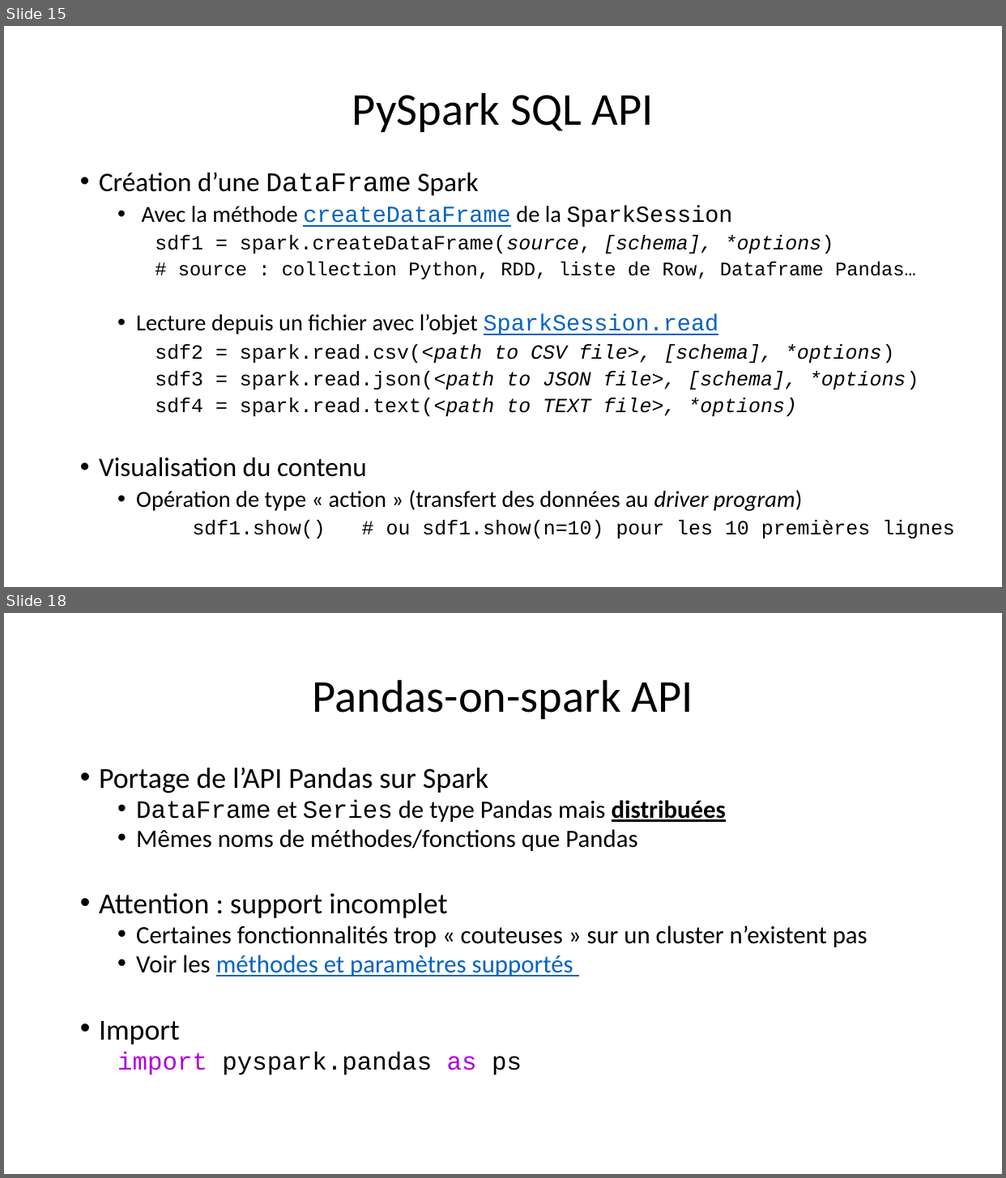
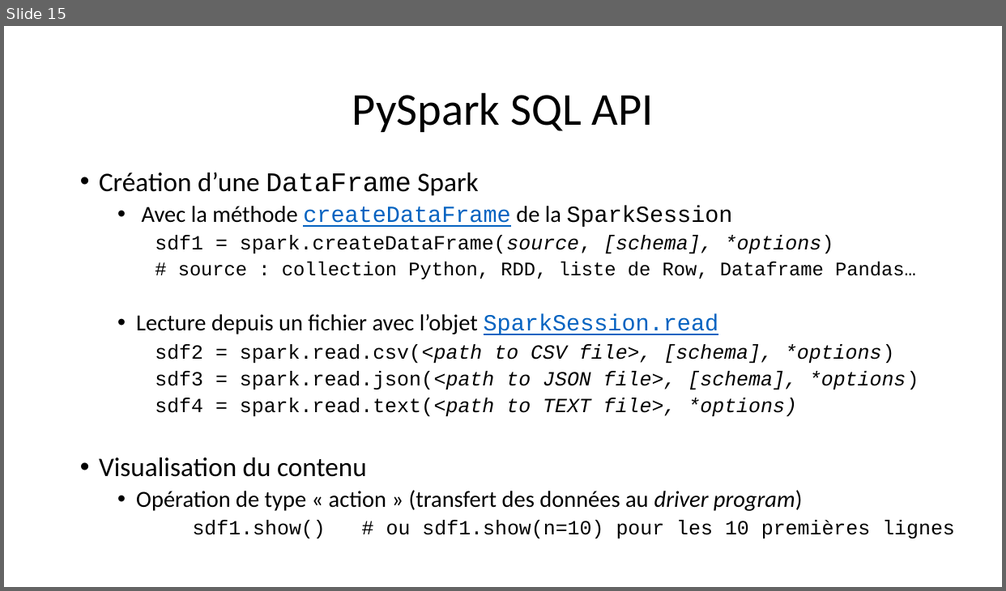
Before and after one commit to rtavenar/m2-big_data, a slide deck: slides/Spark.pptx. Shown one above the other, each under a label of ours: slides 15 and 18 before the commit, slide 15 after it; the slides between them are not shown. The pictures are 1006x1178 and 1006x591 pixels, drawn with LibreOffice and Linux fonts; fonts in the diff are those of the drawing. Boxes give left, top, right and bottom in pixels: in the first picture for what was removed or moved away, otherwise in the second. Text is boxed around its words. In the diff, an @@ line names an element or a change of style, - is before the commit and + after.

Commit message:
spark

```diff
--- a/slides/Spark.pptx
+++ b/slides/Spark.pptx
@@ slide 18 removed at box(4, 613, 1002, 1174), background #FFFFFF @@
@@ title removed at box(313, 679, 693, 719) @@
-Pandas-on-spark API
@@ text removed at box(99, 767, 867, 1076) @@
-• Portage de l’API Pandas sur Spark
-  • DataFrame et Series de type Pandas mais distribuées
-  • Mêmes noms de méthodes/fonctions que Pandas
-• Attention : support incomplet
-  • Certaines fonctionnalités trop « couteuses » sur un cluster n’existent pas
-  • Voir les méthodes et paramètres supportés
-• Import
-  import pyspark.pandas as ps
```
Also in this commit, not shown: 3 slides changed, 2 other slides removed, 5 other files.
